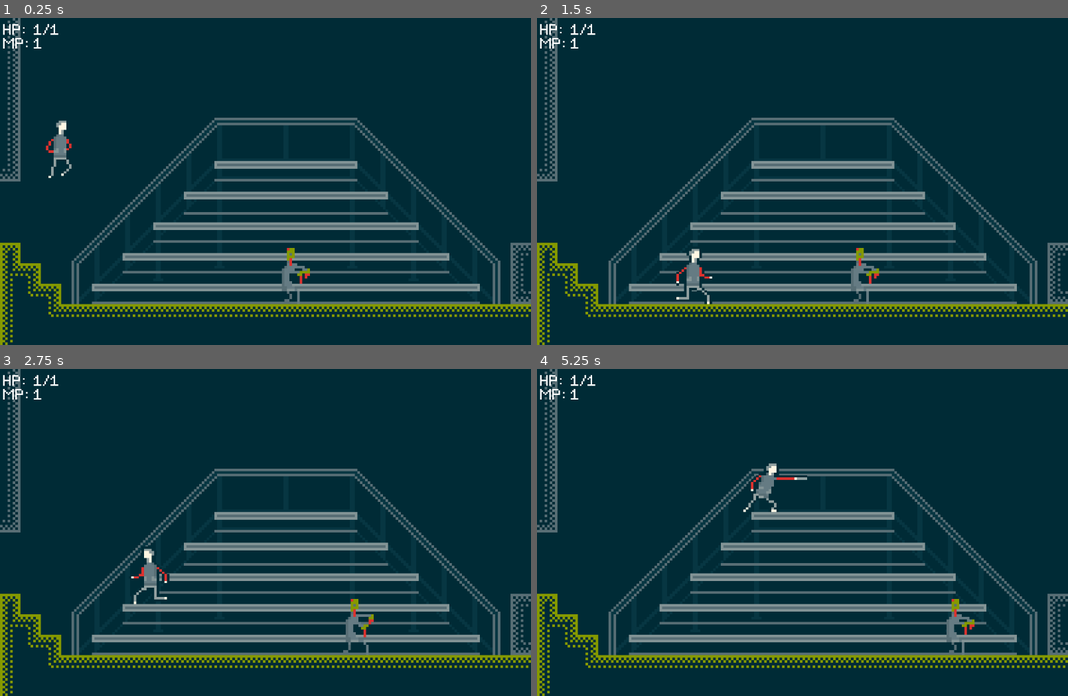
Above: before the commit, frames 1-4 (two rows, left to right).
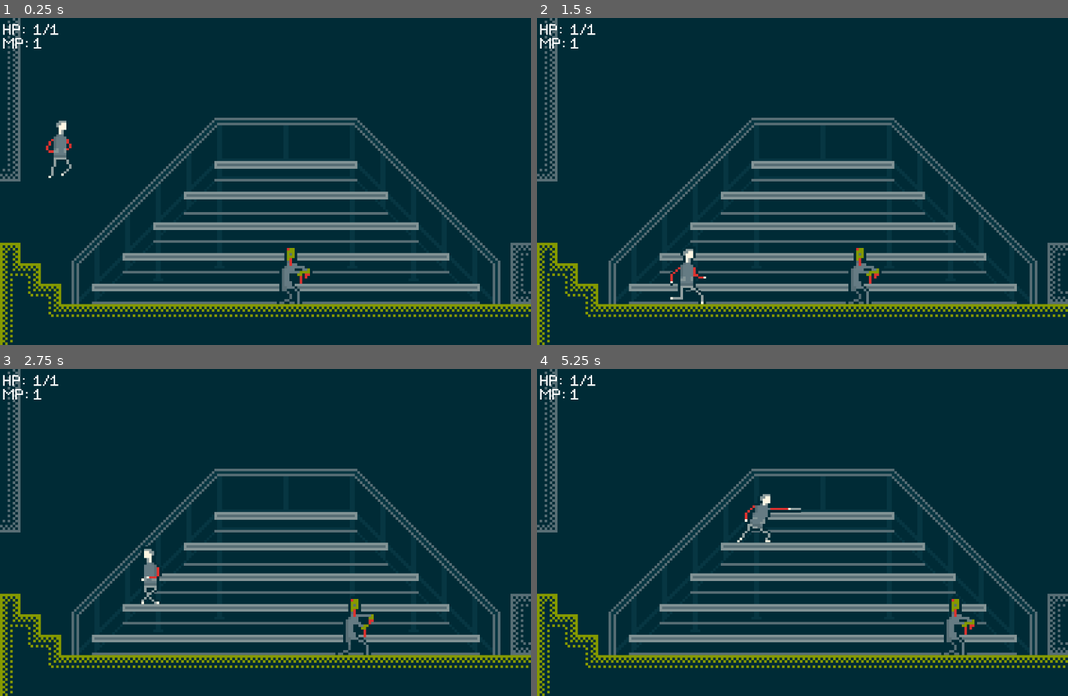
Above: after the commit, the same moments.

Repository: CloneDeath/ZombiesAteMyTeacher
Game: Godot game, scene res://Levels/Levels/Classroom/Classroom.tscn
Same seed, same stepped clock (60 frames per second), same inputs: the game is played once before the commit and once after it.
Inputs:
- Up to frame 1 (0.25 s): no input
- Up to frame 2 (1.5 s): hold Right (move_right) from 0.53 s (still down); tap F (attack_weapon) at 0.6 s; tap Space (move_jump) at 0.77 s; tap Down (move_crouch) at 1.35 s
- Up to frame 3 (2.75 s): tap Space (move_jump) at 1.52 s; release Right (move_right) at 2.03 s; hold Left (move_left) from 2.03 s (still down); tap F (attack_weapon) at 2.1 s
- Up to frame 4 (5.25 s): release Left (move_left) at 2.78 s; hold Right (move_right) 2.78-4.28 s; tap Down (move_crouch) at 2.85, 4.35 s; tap Space (move_jump) at 3.02, 3.77, 4.52 s; tap F (attack_weapon) at 3.6, 5.1 s; hold Left (move_left) 4.28-5.03 s; hold Right (move_right) from 5.03 s (still down)

The runs differ from the first frame. In frame 1, 0.1% of the frame differs, in the area x 52-59%, y 71-88%; in frame 2, 0.7%; in frame 3, 0.3%; in frame 4, 0.9%, in the area x 37-83%, y 28-88%.

Commit message:
Added some more enemy art

Diff:
--- a/Player/Player.tscn
+++ b/Player/Player.tscn
@@ -25,7 +25,7 @@
 
 [sub_resource type="Animation" id=4]
 resource_name = "Attack-Knife"
-length = 0.2
+length = 0.25
 tracks/0/type = "value"
 tracks/0/path = NodePath("Sprite:frame")
 tracks/0/interp = 1
Binary file added: Levels/Enemies/Bird/Bird.aseprite
Binary file added: Levels/Enemies/Bird/Bird.png
Not shown, added: Levels/Enemies/Bird/Bird.png.import
Binary file added: Levels/Enemies/FlameApprentice/FlameApprentice.aseprite
Binary file added: Levels/Enemies/FlameApprentice/FlameApprentice.png
Not shown, added: Levels/Enemies/FlameApprentice/FlameApprentice.png.import
Binary file added: Levels/Enemies/Frog/Frog.aseprite
Binary file added: Levels/Enemies/Frog/Frog.png
Not shown, added: Levels/Enemies/Frog/Frog.png.import
Binary file changed: Levels/Enemies/Zombie/Zombie.aseprite
Binary file changed: Levels/Enemies/Zombie/Zombie.png
Binary file added: Levels/Environment/School/Ground/Classroom.aseprite
(and 3 more such lines)
